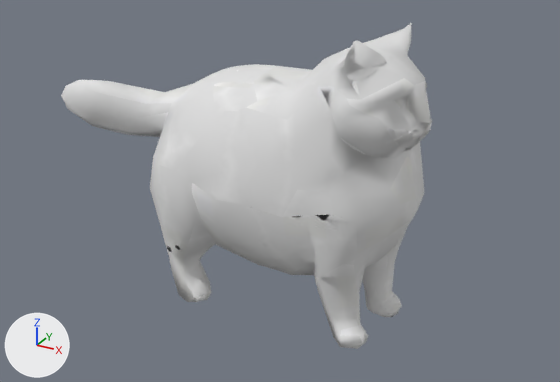
A saved change to the glTF model assets/models/cats/TUBBSCAT-lo.glb.
Rendered twice from a camera (50 mm lens) standing at (1.224, -2.136, 1.465) and looking at (0.058, -0.016, 0.405). Every picture has the same lights, and +X, +Y and +Z are marked at lower left. The picture after the commit comes second. Vertices at exactly the same position are counted once.

Before the edit, the objects in view are built like this:
```python
me_mesh_0 = bpy.data.meshes.new('Mesh_0')
me_mesh_0.from_pydata(...)  # 1994 vertices, 3975 faces; spans x 0.0..10568.0, y -14086.0..0.0, z 0.0..16383.0
me_mesh_0.materials.append(mat_material_001)
ob_fit = bpy.data.objects.new('fit', None)
ob_fit.location = (0.0754, -0.0258, 0.0)
ob_fit.rotation_euler = (0.0, 0.0, 1.461)  # degrees (0, 0, 84)
ob_fit.scale = (1.19, 1.19, 1.19)
ob_mesh_0 = bpy.data.objects.new('Mesh_0', me_mesh_0)
ob_mesh_0.parent = ob_material
ob_mesh_0.location = (-0.326, 0.839, -0.532)
ob_mesh_0.scale = (0.0000593, 0.0000593, 0.0000593)
```
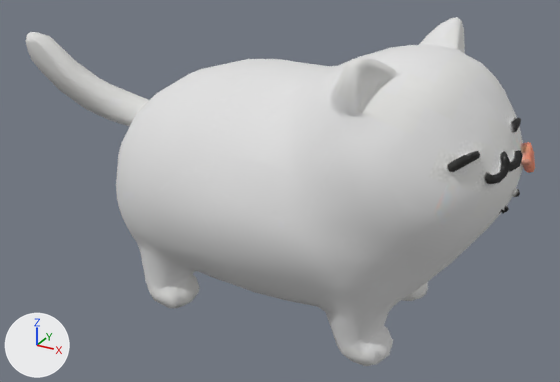
ob_fit is not drawn itself; it is the parent of ob_material.

Location of each change, [x1, y1, x2, y2] in pixels of the pictures (560 x 382 px):
```json
{"object": "Mesh_0", "change": "reshaped, moved, turned, rescaled", "before": [61, 23, 432, 349], "after": [26, 17, 535, 366]}
```

The change, as JSON lines over the scene's bpy script:
```json
{"op": "add", "block": "mat_tripo_material_e4f5e0a9_0815_415c_b85d_d4e8bdd02b18", "code": ["mat_tripo_material_e4f5e0a9_0815_415c_b85d_d4e8bdd02b18 = bpy.data.materials.new('tripo_material_e4f5e0a9-0815-415c-b85d-d4e8bdd02b18')", "# uses the picture img_image_0"]}
{"block": "me_mesh_0", "where": "# used by ob_mesh_0; parent = ob_material; location = (-0.326, 0.839, -0.532); scale = (0.0000593, 0.0000593, 0.0000593)"}
{"op": "remove", "block": "me_mesh_0", "code": "me_mesh_0.from_pydata(...)  # 1994 vertices, 3975 faces; spans x 0.0..10568.0, y -14086.0..0.0, z 0.0..16383.0"}
{"op": "remove", "block": "me_mesh_0", "code": "me_mesh_0.materials.append(mat_material_001)"}
{"op": "add", "block": "me_mesh_0", "code": "me_mesh_0.from_pydata(...)  # 1421 vertices, 2838 faces; spans x 0.0..16383.0, y -10616.0..0.0, z 0.0..10322.0"}
{"block": "me_mesh_0", "change": "me_mesh_0 part 1: the loose piece of 1355 vertices spanning x 0.0..10408.0, y -14086.0..0.0, z 0.0..16383.0 is rebuilt with 1421 vertices and now spans x 0.0..16383.0, y -10616.0..0.0, z 0.0..10322.0, in mat_tripo_material_e4f5e0a9_0815_415c_b85d_d4e8bdd02b18"}
{"block": "me_mesh_0", "change": "other edits to the shape of me_mesh_0 do not show in these pictures"}
{"op": "add", "block": "me_mesh_0", "code": "me_mesh_0.materials.append(mat_tripo_material_e4f5e0a9_0815_415c_b85d_d4e8bdd02b18)"}
{"op": "set", "path": "ob_fit.location", "old": "(0.0754, -0.0258, 0.0)", "new": "(0.0374, -0.000566, 0.5)"}
{"op": "set", "path": "ob_fit.rotation_euler", "old": "(0.0, 0.0, 1.461)", "new": "(0.0, 0.0, -0.361)", "note": "degrees (0, 0, 84) -> degrees (0, 0, -21)"}
{"op": "set", "path": "ob_fit.scale", "old": "(1.19, 1.19, 1.19)", "new": "(1.59, 1.59, 1.59)"}
{"op": "set", "path": "ob_mesh_0.parent", "old": "ob_material", "new": "ob_tripo_node_e4f5e0a9_0815_415c_b85d_d4e8bdd02b18"}
{"op": "set", "path": "ob_mesh_0.location", "old": "(-0.326, 0.839, -0.532)", "new": "(-0.5, 0.324, -0.315)"}
{"op": "set", "path": "ob_mesh_0.scale", "old": "(0.0000593, 0.0000593, 0.0000593)", "new": "(0.000061, 0.000061, 0.000061)"}
{"op": "add", "block": "ob_tripo_node_e4f5e0a9_0815_415c_b85d_d4e8bdd02b18", "code": ["ob_tripo_node_e4f5e0a9_0815_415c_b85d_d4e8bdd02b18 = bpy.data.objects.new('tripo_node_e4f5e0a9-0815-415c-b85d-d4e8bdd02b18', None)", "ob_tripo_node_e4f5e0a9_0815_415c_b85d_d4e8bdd02b18.parent = ob_fit", "ob_tripo_node_e4f5e0a9_0815_415c_b85d_d4e8bdd02b18.location = (0.0, 0.0, 0.0)"]}
```
